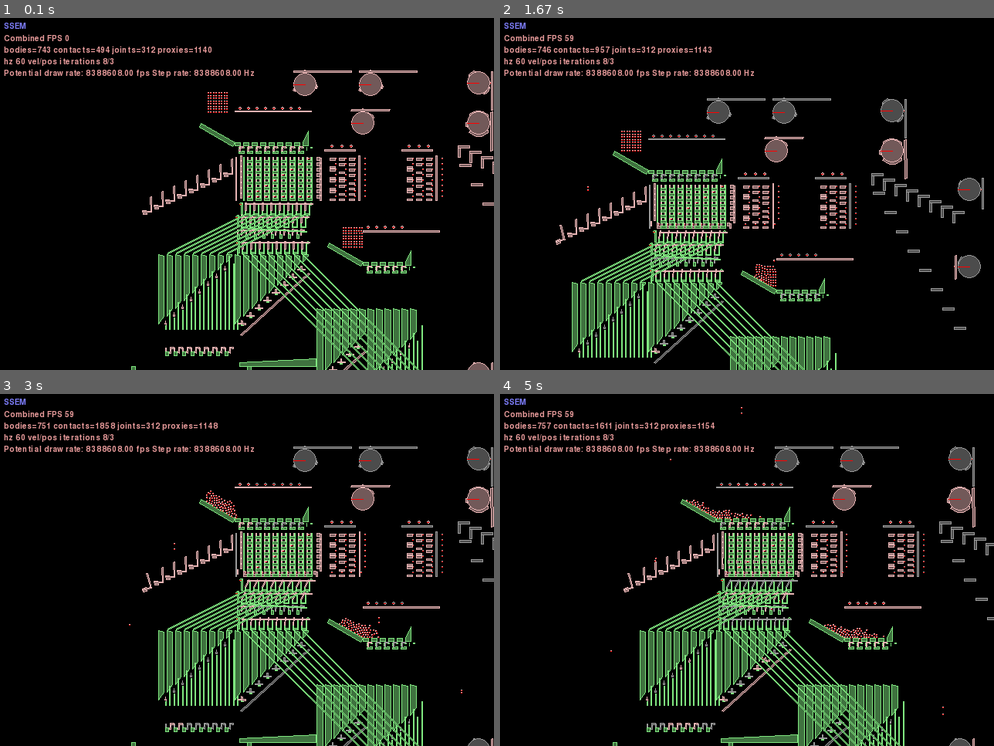
Above: before the commit, frames 1-4 (two rows, left to right).
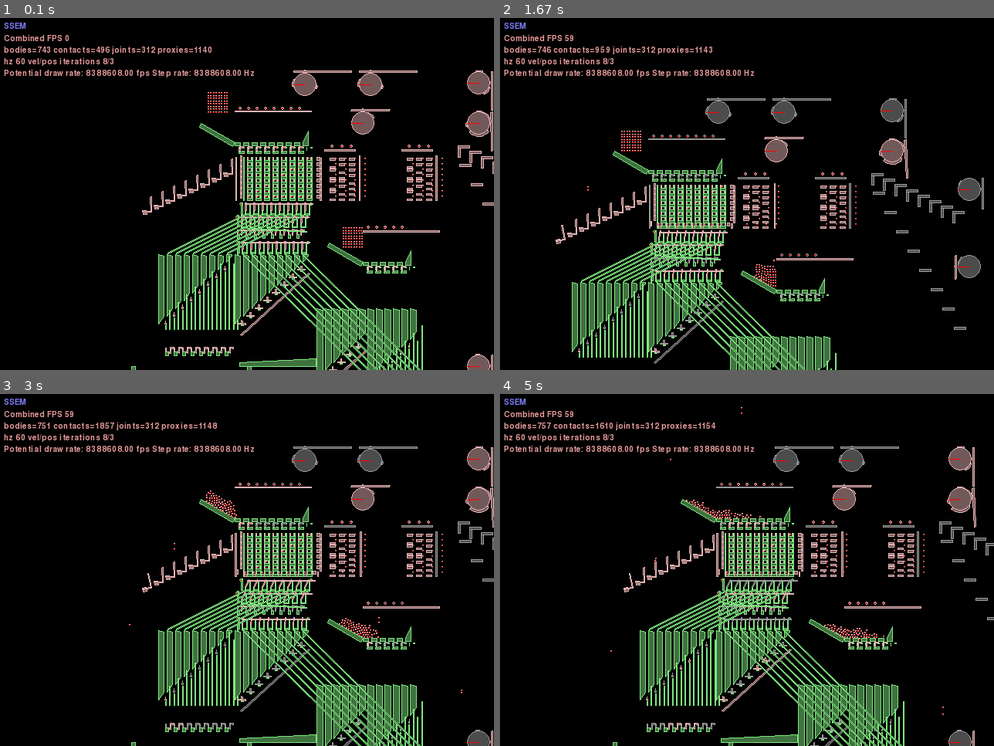
Above: after the commit, the same moments.

Repository: jmacarthur/box2d-ssem
Game: pygame game, started from main.py
Same seed, same stepped clock (60 frames per second), same inputs: the game is played once before the commit and once after it.
Inputs (mouse positions are in pixels of both pictures, inside the frame that each line leads up to):
- Up to frame 1 (0.1 s): no input
- Up to frame 2 (1.67 s): hold Right 0.33-0.8 s; move the mouse to (727, 201) at 0.37 s; hold Up 0.83-1.13 s; move the mouse to (747, 208) at 0.87 s; tap Space at 0.9, 1.23, 1.53 s; hold Right 1.17-1.63 s; move the mouse to (628, 186) at 1.2 s
- Up to frame 3 (3 s): hold Left 1.67-2.2 s; move the mouse to (296, 643) at 1.7 s; tap Space at 1.73, 2.03, 2.3, 2.63, 2.93 s; hold Down 2.23-2.53 s; move the mouse to (93, 647) at 2.27 s; hold Left 2.57-2.97 s; move the mouse to (429, 689) at 2.6 s
- Up to frame 4 (5 s): hold Up 3-3.37 s; move the mouse to (806, 594) at 3.03 s; tap Space at 3.07, 3.47, 3.77, 4.13, 4.53, 4.83 s; hold Right 3.4-4.03 s; move the mouse to (756, 436) at 3.43 s; hold Down 4.07-4.43 s; move the mouse to (628, 489) at 4.1 s; hold Left 4.47-4.93 s; move the mouse to (722, 658) at 4.5 s; hold Right from 4.97 s (still down)

The runs differ from the first frame. In frame 1, 1.2% of the frame differs, in the area x 21-100%, y 8-100%; in frame 2, 1.0%; in frame 3, 1.9%; in frame 4, 2.0%, in the area x 22-97%, y 7-100%.

Commit message:
Ejector from memory sender now works

Diff:
--- a/main.py
+++ b/main.py
@@ -660,7 +660,7 @@
         self.diverter_set(-5,-25, groundBody, slope_x=-200) # Diverter 1. Splits to subtractor reader.
         self.diverter_set(-15,-57.5, groundBody, discard=True) # Diverter 2. Discards all output.
         upper_regen_control = self.regenerator(-15,-85, groundBody, self.upper_regenerators) # Regenerator 1. For regenning anything read from memory.
-        diverter_3 = self.diverter_set(-13,-125, groundBody, slope_x=350, slope_y=350) # Diverter 3; splits to instruction reg/PC
+        diverter_3 = self.diverter_set(-13,-125, groundBody, slope_x=354, slope_y=350) # Diverter 3; splits to instruction reg/PC
 
         # PC injector
         self.pc_injector_cranks = []
@@ -706,16 +706,16 @@
         self.distance_joint(follower_body, pc_injector_raiser)
 
         # Cam 2: Main memory selector lifter
-        follower_body = self.add_cam(150,300, groundBody, 150, bumps=[(0.25,0.04), (0.65, 0.04)])
+        follower_body = self.add_cam(150,300, groundBody, 150, bumps=[(0.25,0.04), (0.72, 0.1)])
         print("Attachemnt point on cam is {}".format(follower_body.attachment_point))
         self.distance_joint(follower_body, memory_selector_holdoff)
 
         # Cam 2: Memory returner
-        follower_body = self.add_cam(600,305, groundBody, 100, horizontal=True, bumps=[(0.05, 0.1), (0.60,0.1)])
+        follower_body = self.add_cam(600,305, groundBody, 100, horizontal=True, bumps=[(0.05, 0.1), (0.70,0.1)])
         self.distance_joint(follower_body, self.memory_returning_gate)
 
         # Cam 4: Memory holdoff
-        follower_body = self.add_cam(600,200, groundBody, 100, horizontal=True, bumps=[(0.1,0.3), (0.45,0.05), (0.61,0.3)],axis_offset=-1)
+        follower_body = self.add_cam(600,200, groundBody, 100, horizontal=True, bumps=[(0.1,0.3), (0.45,0.05), (0.71,0.3)],axis_offset=-1)
         self.distance_joint(follower_body, memory_follower_holdoff)
 
         # Cam 5: Regenerator 1
@@ -727,14 +727,15 @@
         self.distance_joint(follower_body, diverter_3)
 
         # Cam 7: Instruction selector holdoff
-        follower_body = self.add_cam(320, 300, groundBody, 150, bumps=[(0.25,0.04),(0.65,0.04)])
+        follower_body = self.add_cam(320, 300, groundBody, 150, bumps=[(0.25,0.04),(0.72,0.1)])
         self.distance_joint(follower_body, instruction_selector_holdoff)
 
-        # Cam 8: Sender eject Note timing hazard. We cannot raise
-        # selector and eject until regenerated data is written back,
-        # so we delay for a few seconds here.  If gravity or timing
-        # changes, expect this to break.
-        follower_body = self.add_cam(600, -450, groundBody, 60, bumps=[(0.67,0.04)], horizontal=True)
+        # Cam 8: Sender eject.
+        # Note timing hazard. We cannot raise selector and eject until
+        # regenerated data is written back, so we delay for a few
+        # seconds here.  If gravity or timing changes, expect this to
+        # break.
+        follower_body = self.add_cam(600, -430, groundBody, 80, bumps=[(0.70,0.06)], horizontal=True)
         self.distance_joint(follower_body, sender_eject)
 
         self.set_initial_memory()
